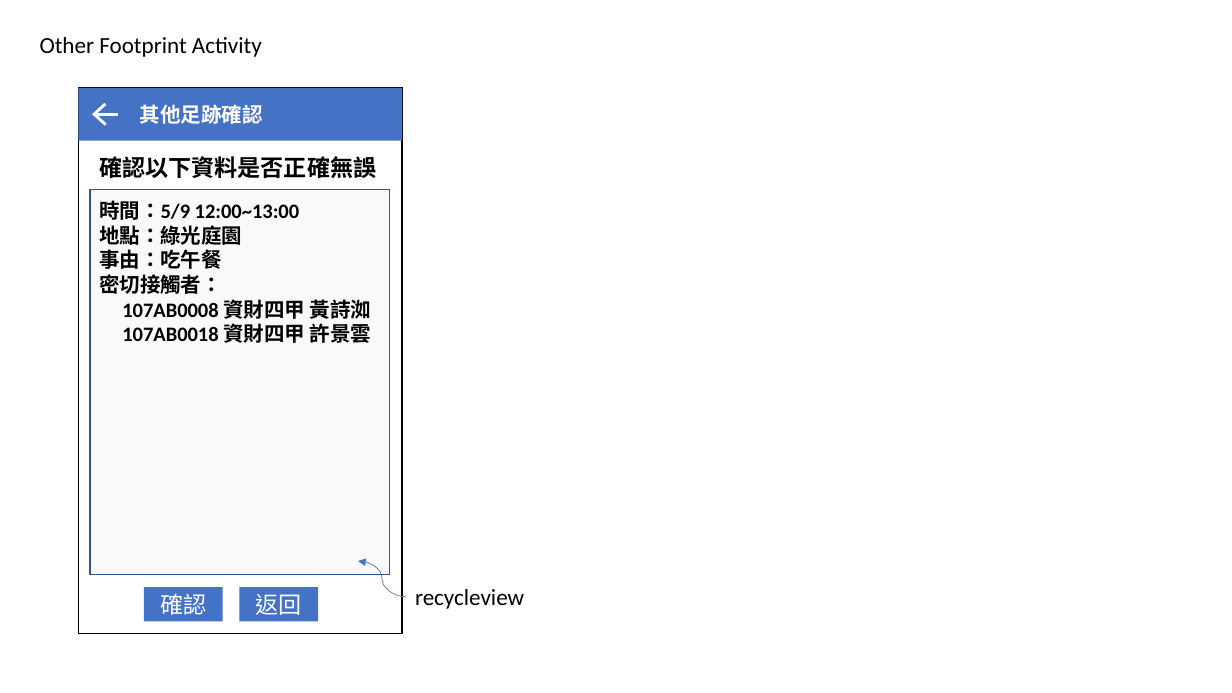
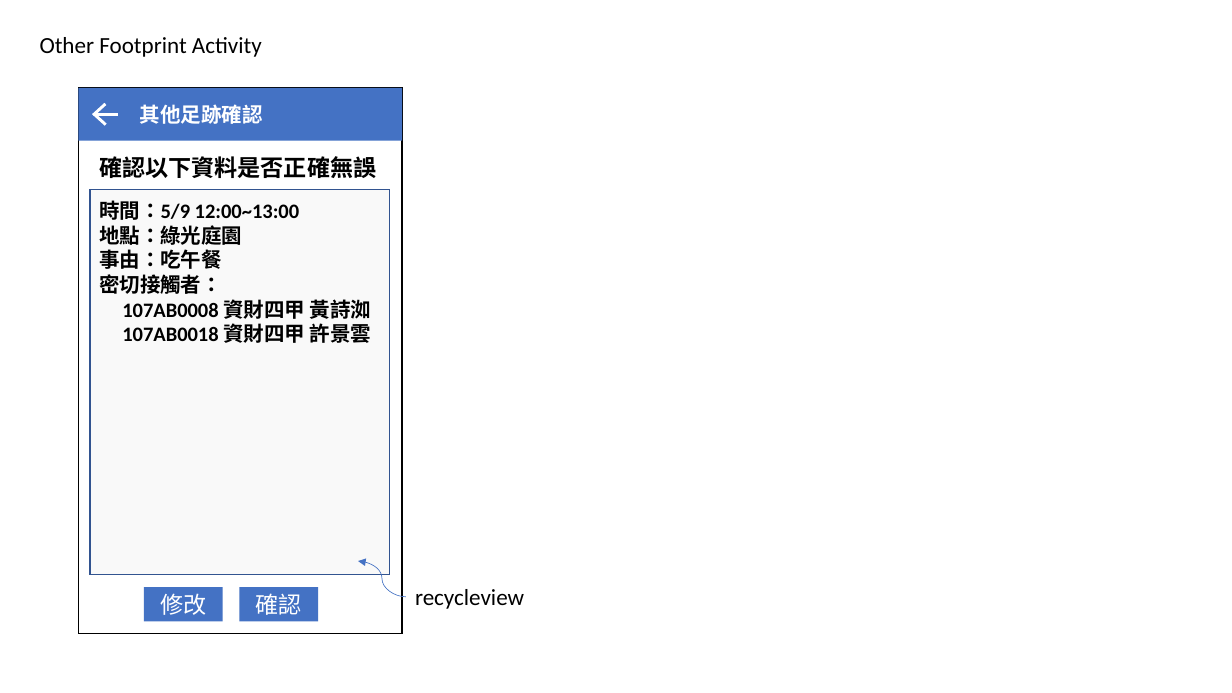
Before and after one commit to ShiRu19/Android_Final_Project, a slide deck: slide 9 of UI design/UI design.pptx. Drawn at 1232x693 pixels with LibreOffice and Linux fonts; fonts in the diff are those of the drawing. Boxes give left, top, right and bottom in pixels: in the first picture for what was removed or moved away, otherwise in the second. Text is boxed around its words. In the diff, an @@ line names an element or a change of style, - is before the commit and + after.

Commit message:
update(2022/05/23)

```diff
--- a/UI design/UI design.pptx
+++ b/UI design/UI design.pptx
@@ rectangle added at [144,587,223,621], fill #4472C4, 18 pt, text #FFFFFF @@
+修改
@@ rectangle "確認": place and size @@
-rectangle "確認" at [144,587,223,621]
+rectangle "確認" at [239,587,318,621]
@@ rectangle removed at [239,587,318,621] @@
-返回
```
